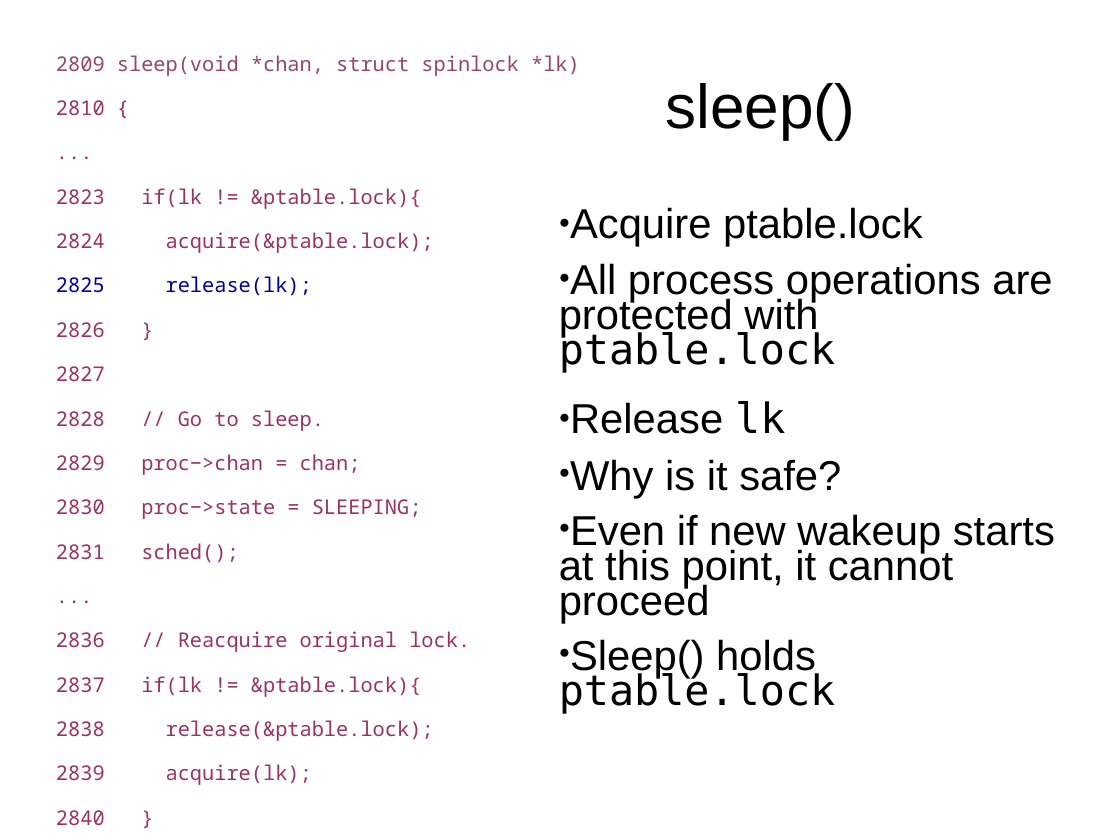
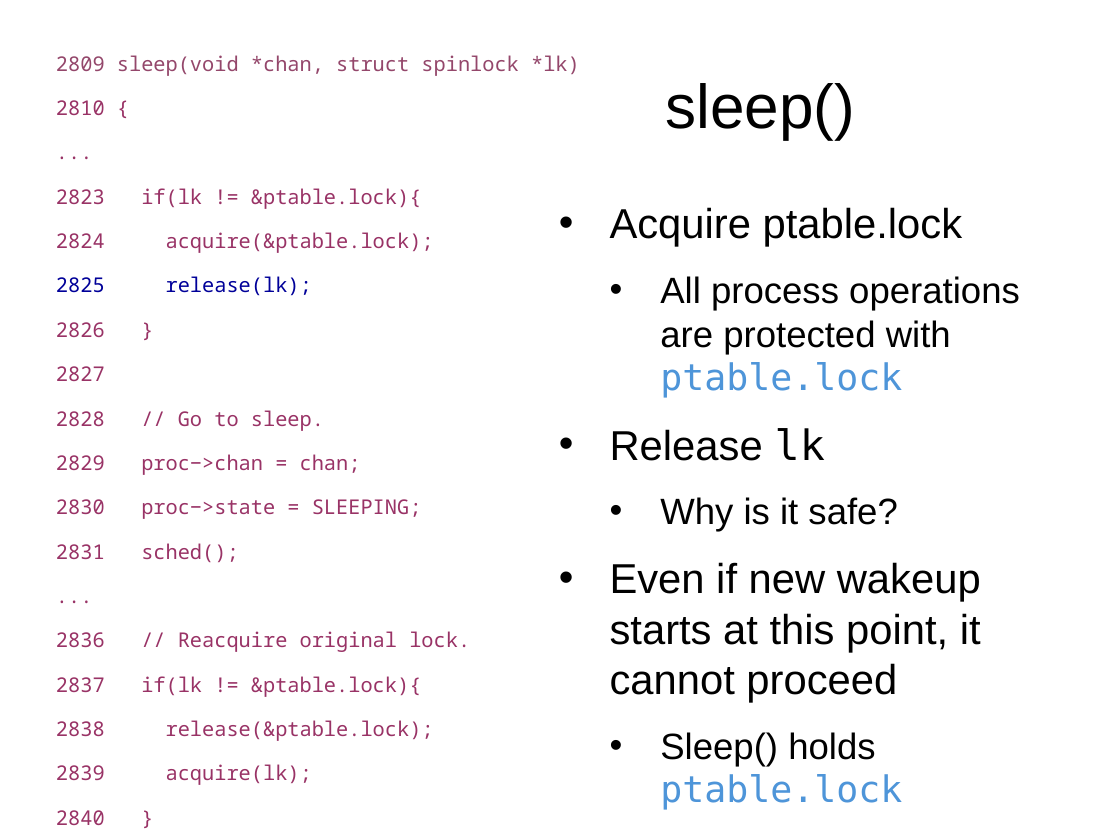
Before and after one commit to antonburtsev/cs5460, a slide deck: slide 98 of lectures/lecture12-synchronization/lecture12-synchronization.pptx (slide 97 before the commit). Drawn at 1120x840 pixels with LibreOffice and Linux fonts; fonts in the diff are those of the drawing. Boxes give left, top, right and bottom in pixels: in the first picture for what was removed or moved away, otherwise in the second. Text is boxed around its words. In the diff, an @@ line names an element or a change of style, - is before the commit and + after.

```diff
--- a/lectures/lecture12-synchronization/lecture12-synchronization.pptx
+++ b/lectures/lecture12-synchronization/lecture12-synchronization.pptx
@@ text "Acquire ptable.lock" at (610,207,1020,810): size 29.6 to 25.9 pt in "All process operations are protected with ptable.lock", "Why is it safe?", "Sleep() holds ptable.lock"; text colour #000000 to #4E95D9 in "ptable.lock", "ptable.lock"; bullet ● to •; list level 2 to 3 in "All process operations are protected ..."; line spacing 0.7 to 1; list level 2 to 3 in "Why is it safe?"; list level 2 to 3 in "Sleep() holds ptable.lock" @@
```
Also in this commit, not shown: 12 other slides changed, 1 slide added, 4 other files.
